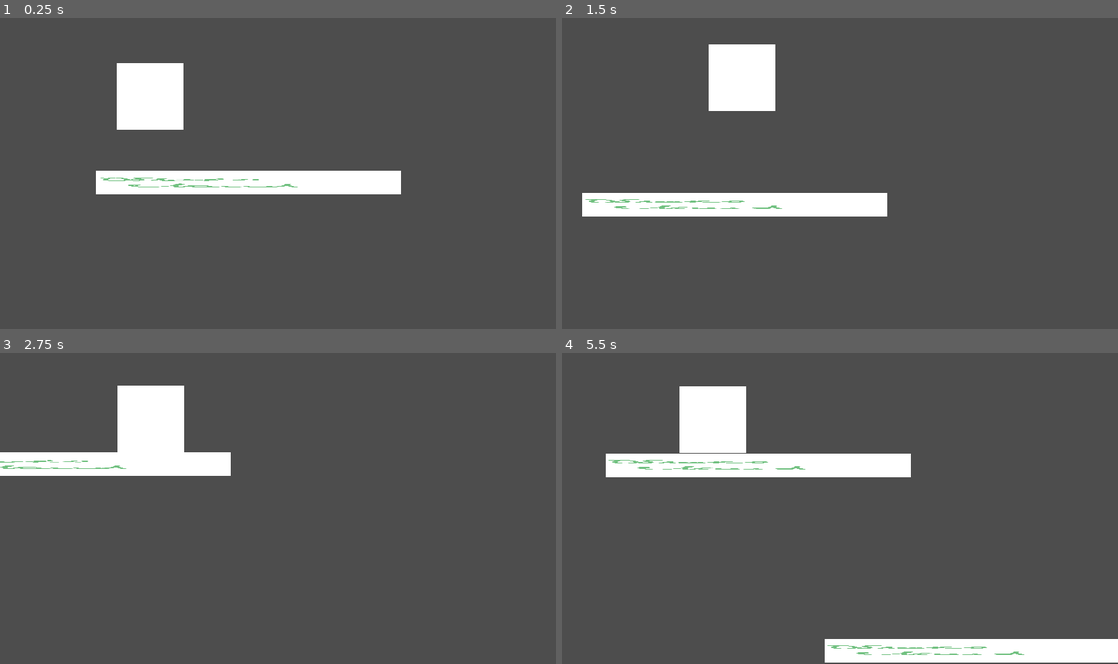
Above: before the commit, frames 1-4 (two rows, left to right).
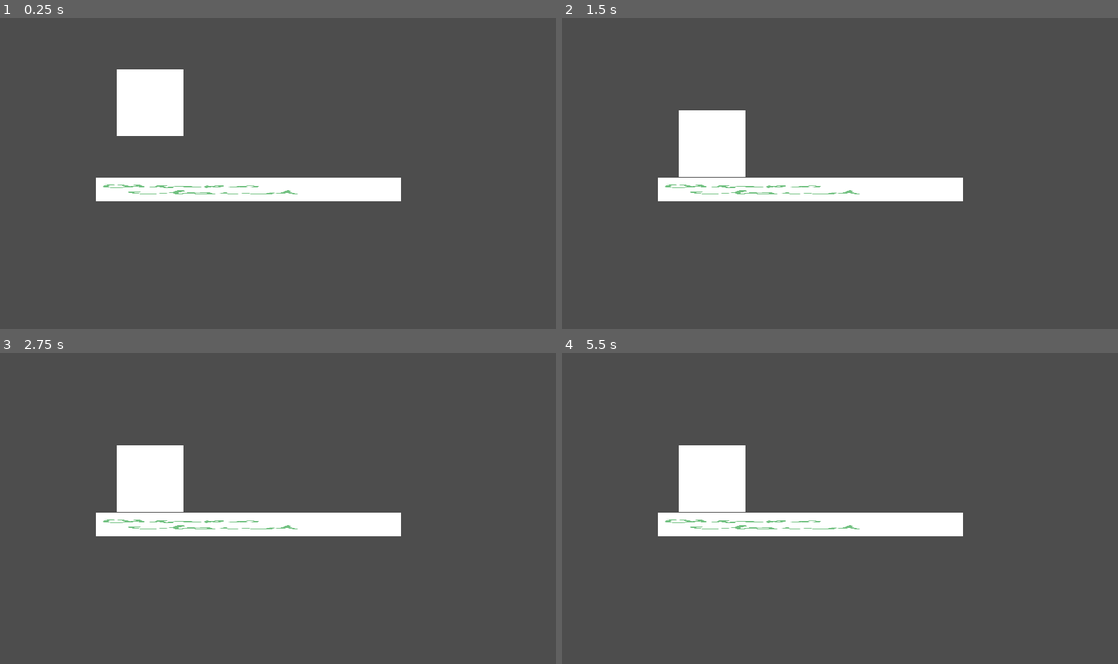
Above: after the commit, the same moments.

Repository: VIxeny/Cloud
Game: Godot game, scene res://scenes/test_player.tscn
Same seed, same stepped clock (60 frames per second), same inputs: the game is played once before the commit and once after it.
Inputs:
- Up to frame 1 (0.25 s): no input
- Up to frame 2 (1.5 s): tap Space (jump) at 0.77 s
- Up to frame 3 (2.75 s): tap Space (jump) at 1.52 s
- Up to frame 4 (5.5 s): tap Enter at 2.75 s; tap Space (jump) at 3.02, 3.77, 4.52 s

The runs differ from the first frame. In frame 1, 3.3% of the frame differs, in the area x 17-73%, y 14-59%; in frame 2, 11%; in frame 3, 10%; in frame 4, 15%, in the area x 7-100%, y 10-100%.
Error after the commit: Cannot call method 'get_point_position' on a null value. (res://scripts/player.gd:20)

Commit message:
Быстрый коммит

Diff:
--- a/scenes/player.tscn
+++ b/scenes/player.tscn
@@ -9,14 +9,16 @@
 [sub_resource type="RectangleShape2D" id="RectangleShape2D_3vyb7"]
 size = Vector2(96, 1)
 
-[node name="player" type="RigidBody2D"]
+[node name="player" type="Node2D"]
+
+[node name="Rigibody2D" type="RigidBody2D" parent="."]
 script = ExtResource("1_g2els")
 
-[node name="Sprite2D" type="Sprite2D" parent="."]
+[node name="Sprite2D" type="Sprite2D" parent="Rigibody2D"]
 scale = Vector2(0.24, 0.24)
 texture = ExtResource("1_3vyb7")
 
-[node name="CollisionShape2D" type="CollisionShape2D" parent="."]
+[node name="CollisionShape2D" type="CollisionShape2D" parent="Rigibody2D"]
 position = Vector2(1.90735e-06, -1.90735e-06)
 shape = SubResource("RectangleShape2D_u8vuu")
 
@@ -47,5 +49,5 @@
 scale = Vector2(0.22, 0.025)
 texture = ExtResource("1_3vyb7")
 
-[connection signal="body_entered" from="GroundZone" to="." method="_on_ground_zone_body_entered"]
-[connection signal="body_exited" from="GroundZone" to="." method="_on_ground_zone_body_exited"]
+[connection signal="body_entered" from="GroundZone" to="Rigibody2D" method="_on_ground_zone_body_entered"]
+[connection signal="body_exited" from="GroundZone" to="Rigibody2D" method="_on_ground_zone_body_exited"]
Not shown: 1 places in scenes/test_player.tscn that only renumber resources
